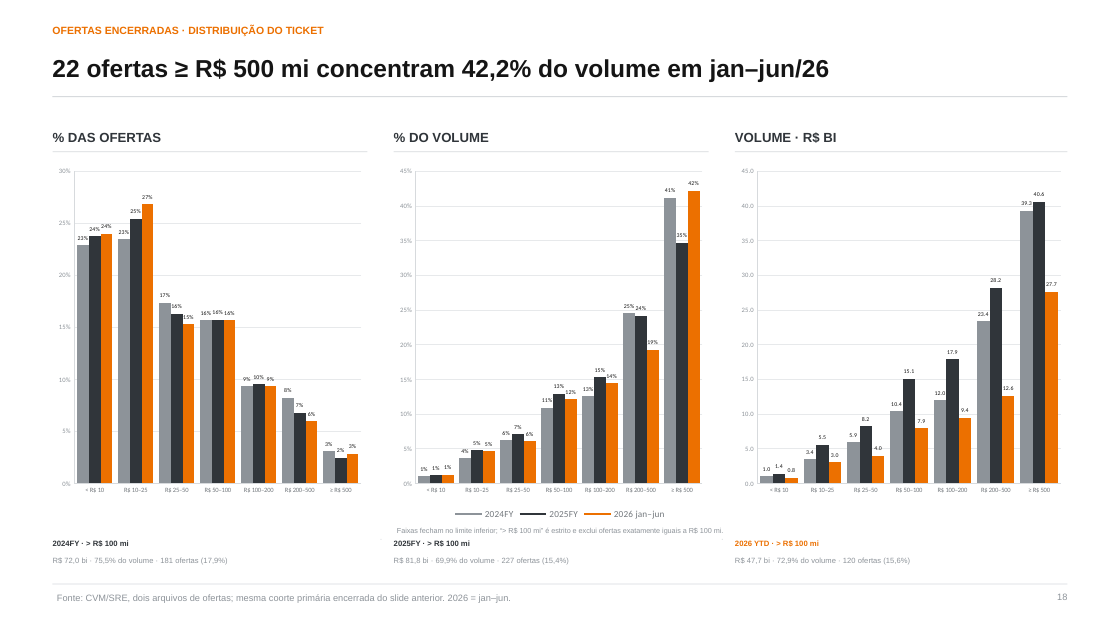
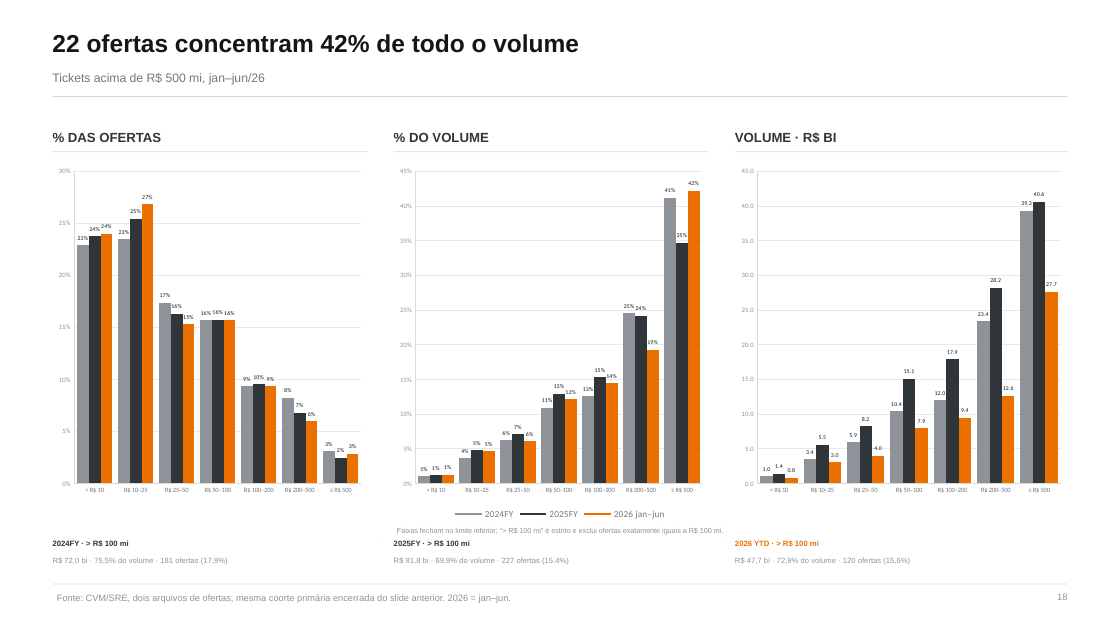
Before and after one commit to abalroar/fidc, a slide deck: slide 18 of data/industry_study/generated_revision/industry_executive_revised.pptx. Drawn at 1120x630 pixels with LibreOffice and Linux fonts; fonts in the diff are those of the drawing. Boxes give left, top, right and bottom in pixels: in the first picture for what was removed or moved away, otherwise in the second. Text is boxed around its words. In the diff, an @@ line names an element or a change of style, - is before the commit and + after.

```diff
--- a/data/industry_study/generated_revision/industry_executive_revised.pptx
+++ b/data/industry_study/generated_revision/industry_executive_revised.pptx
@@ text "22 ofertas concentram 42% de ..." at [52,34,579,53]: vertical alignment top to middle @@
@@ text at [52,34,579,53]: text changed; size 9 to 21 pt; text colour #EC7000 to #151515 @@
-OFERTAS ENCERRADAS · DISTRIBUIÇÃO DO TICKET
+22 ofertas concentram 42% de todo o volume
@@ text at [52,73,265,85]: text changed; size 21 to 10.5 pt; text colour #151515 to #73787D; bold off @@
-22 ofertas ≥ R$ 500 mi concentram 42,2% do volume em jan–jun/26
+Tickets acima de R$ 500 mi, jan–jun/26
```
Also in this commit, not shown: 16 other slides changed, 17 other files.
